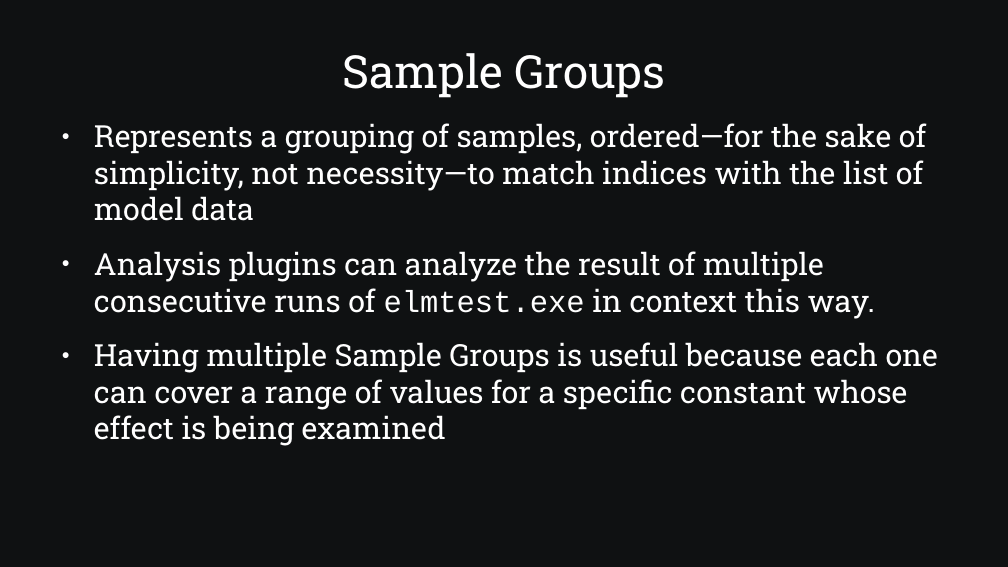
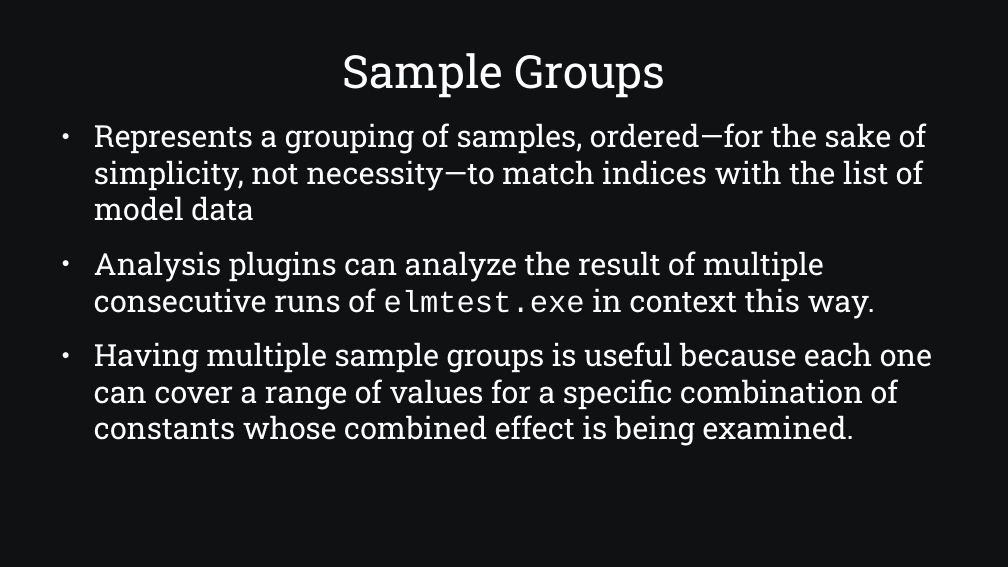
Before and after one commit to SamAllen06/lake_temp_work, a slide deck: slide 11 of documentation/for_collaborators/TestingSoftwareOverview.odp. Drawn at 1008x567 pixels with LibreOffice and Linux fonts; fonts in the diff are those of the drawing. Boxes give left, top, right and bottom in pixels: in the first picture for what was removed or moved away, otherwise in the second. Text is boxed around its words. In the diff, an @@ line names an element or a change of style, - is before the commit and + after.

```diff
--- a/documentation/for_collaborators/TestingSoftwareOverview.odp
+++ b/documentation/for_collaborators/TestingSoftwareOverview.odp
@@ text at (94, 342, 932, 446): text changed @@
-● Having multiple Sample Groups is useful because each one can cover a range of values for a specific constant whose effect is being examined
+● Having multiple sample groups is useful because each one can cover a range of values for a specific combination of constants whose combined effect is being examined.
```
Also in this commit, not shown: 6 other slides changed, 2 other files.
